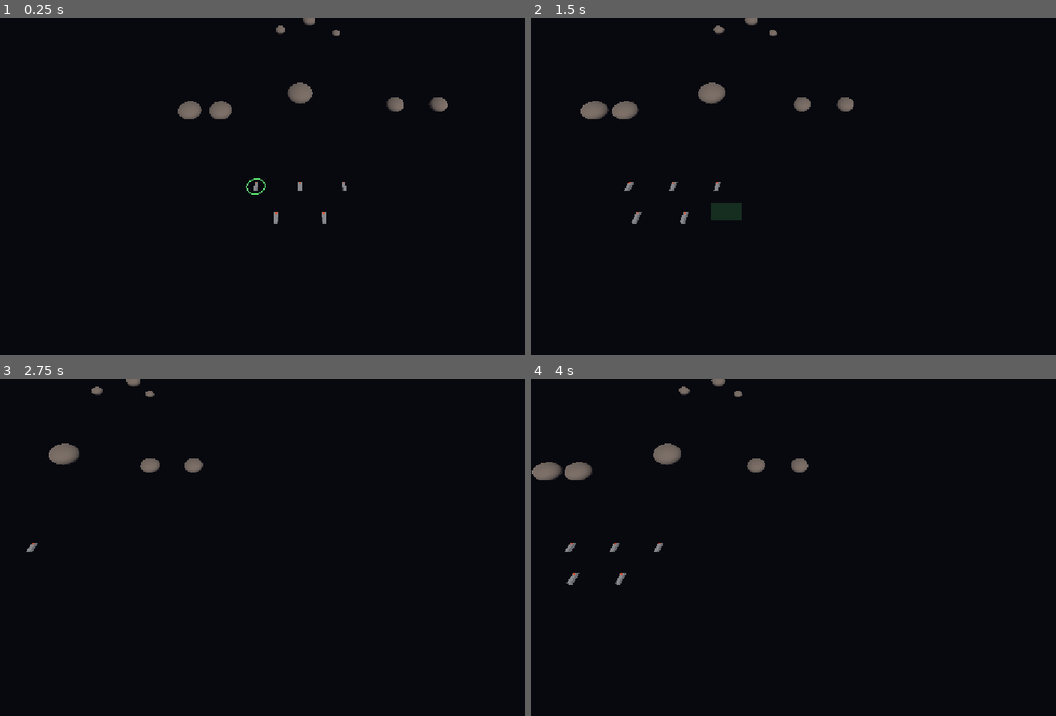
Above: before the commit, frames 1-4 (two rows, left to right).
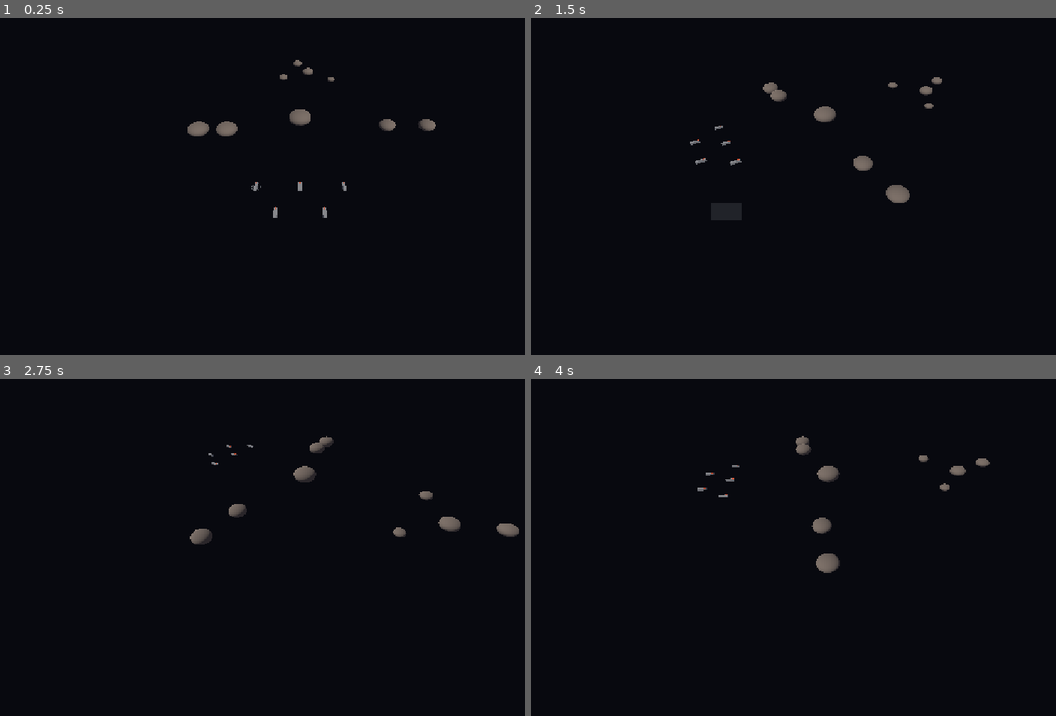
Above: after the commit, the same moments.

Repository: nikosban/tala
Game: Godot game, scene res://game/presentation/sandbox/movement_sandbox.tscn
Same seed, same stepped clock (60 frames per second), same inputs: the game is played once before the commit and once after it.
Inputs (mouse positions are in pixels of both pictures, inside the frame that each line leads up to):
- Up to frame 1 (0.25 s): no input
- Up to frame 2 (1.5 s): tap Enter at 0.5 s; move the mouse to (961, 169) at 0.52 s; hold D 0.53-1.25 s; hold Q 0.53-1.25 s; click (961, 169) at 0.67 s; tap E at 0.8 s; drag from (709, 203) to (798, 253) at 1.27 s
- Up to frame 3 (2.75 s): move the mouse to (362, 473) at 2.02 s; hold D from 2.03 s (still down); hold Q from 2.03 s (still down); tap F at 2.1 s; click (362, 473) at 2.17 s
- Up to frame 4 (4 s): release D at 2.75 s; release Q at 2.75 s; drag from (798, 614) to (651, 496) at 2.77 s; move the mouse to (1008, 598) at 3.52 s; hold A from 3.53 s (still down); hold E from 3.53 s (still down); click (1008, 598) at 3.67 s; tap F at 3.8 s

The runs differ from the first frame. In frame 1, 1.8% of the frame differs, in the area x 33-86%, y 0-62%; in frame 2, 2.1%; in frame 3, 1.7%; in frame 4, 2.2%, in the area x 0-88%, y 0-62%.

Commit message:
Camera rotation and follow, standalone selection HUD
Camera: 45-degree pitch orbiting the screen-centre focus; Q/E and MMB drag
rotate; WASD pans relative to the view; F follows the selection until the
player pans or the selection empties.

HUD: per selected ship, a selection ring (80% of hull length), a trajectory
line and a destination mark (inner ring + outer arc), as translucent neutral
world-size meshes on a plane just under the hull. Adds
CommandController.get_order_destination and ShipBase.get_hull_length /
get_hull_bounds. Tests in tests/scenarios/test_player_hud.gd.

Co-Authored-By: Claude Opus 5.5 <noreply@anthropic.com>

Diff:
--- a/game/command/command_controller.gd
+++ b/game/command/command_controller.gd
@@ -103,6 +103,13 @@
 	return order.resolved_destination if order != null else null
 
 
+## The ship's newest move destination: the waiting order's if any, else the one it executes,
+## else null.
+func get_order_destination(ship: ShipBase) -> Variant:
+	var pending: Variant = get_pending_destination(ship)
+	return pending if pending != null else ship.get_active_destination()
+
+
 func _physics_process(delta: float) -> void:
 	delays.prune()
 	for due in delays.tick(delta):
--- a/game/player/hud.gd
+++ b/game/player/hud.gd
@@ -1,34 +1,59 @@
 class_name Hud
 extends Node3D
-## Player HUD: selection rings under selected ships, the drag box and order warnings.
+## Player HUD. World meshes (fixed world size at every zoom, drawn with HudMeshes) for each
+## selected ship: a selection ring under the ship, a trajectory line toward its newest order,
+## and the destination mark (inner ring and an outer arc facing back toward the ship), with a
+## small gap between ring, line and mark. Screen space: the drag box and order warnings.
 ## The selection and key-bindings info line belongs to DebugTools (F4).
-## Reads Command (and PlayerInput's box); never changes game state.
+## Reads Command (selection, order destinations), each ship's position and hull length, and
+## PlayerInput's box; never changes game state.
 
 @export var command: CommandController
 @export var input: PlayerInput
-## Selection ring radius (u) drawn under each selected ship.
-@export var ring_radius := 16.0
-@export var ring_color := Color(0.4, 1.0, 0.5)
-@export var box_color := Color(0.4, 1.0, 0.5, 0.15)
+## Neutral, translucent colour of every HUD mesh (a palette comes later).
+@export var hud_color := Color(0.85, 0.88, 0.9, 0.45)
+@export var box_color := Color(0.85, 0.88, 0.9, 0.12)
 @export var warning_color := Color(1.0, 0.3, 0.25)
 ## Seconds a warning stays on screen.
 @export var warning_time := 3.0
+@export_group("Selection ring")
+## Ring diameter as a share of the ship's hull length.
+@export var ring_hull_ratio := 0.8
+@export var ring_width := 0.6
+@export_group("Trajectory")
+@export var line_width := 0.5
+## Free space (u) between the selection ring, the line and the destination mark.
+@export var gap := 2.0
+@export_group("Destination mark")
+@export var dest_inner_radius := 3.5
+@export var dest_inner_width := 0.6
+@export var dest_outer_radius := 6.0
+@export var dest_outer_width := 0.6
+## Span of the outer arc, centred on the direction back toward the ship.
+@export var dest_outer_arc_deg := 120.0
+@export_group("")
+## Distance (u) of the HUD plane below the bottom of the ship's hull.
+@export var plane_offset := 0.05
 
-var _rings := MeshInstance3D.new()
-var _ring_mesh := ImmediateMesh.new()
+var _marks := MeshInstance3D.new()
+var _mesh := ImmediateMesh.new()
 var _box := ColorRect.new()
 var _warning := Label.new()
 var _warning_left := 0.0
 
 
 func _ready() -> void:
-	_rings.top_level = true
-	_rings.mesh = _ring_mesh
+	_marks.name = "SelectionMarks"
+	_marks.top_level = true
+	_marks.mesh = _mesh
+	_marks.cast_shadow = GeometryInstance3D.SHADOW_CASTING_SETTING_OFF
 	var material := StandardMaterial3D.new()
 	material.shading_mode = BaseMaterial3D.SHADING_MODE_UNSHADED
-	material.albedo_color = ring_color
-	_rings.material_override = material
-	add_child(_rings)
+	material.transparency = BaseMaterial3D.TRANSPARENCY_ALPHA
+	material.cull_mode = BaseMaterial3D.CULL_DISABLED
+	material.albedo_color = hud_color
+	_marks.material_override = material
+	add_child(_marks)
 	var layer := CanvasLayer.new()
 	add_child(layer)
 	_box.color = box_color
@@ -49,27 +74,50 @@
 func _process(delta: float) -> void:
 	_warning_left -= delta
 	_warning.visible = _warning_left > 0.0
-	_draw_rings()
+	_draw_marks()
 
 
-func _draw_rings() -> void:
-	_rings.global_transform = Transform3D.IDENTITY
-	_ring_mesh.clear_surfaces()
+## The HUD mesh (selection rings, trajectories, destination marks) rebuilt every frame.
+func get_marks_mesh() -> ImmediateMesh:
+	return _mesh
+
+
+func _draw_marks() -> void:
+	_marks.global_transform = Transform3D.IDENTITY
+	_mesh.clear_surfaces()
 	if command == null:
 		return
 	var ships := command.selected()
 	if ships.is_empty():
 		return
-	_ring_mesh.surface_begin(Mesh.PRIMITIVE_LINES)
-	var segments := 32
-	for ship in ships:
-		var c: Vector3 = (ship as Node3D).global_position + Vector3.UP * 0.5
-		for i in segments:
-			var a := TAU * i / segments
-			var b := TAU * (i + 1) / segments
-			_ring_mesh.surface_add_vertex(c + Vector3(cos(a), 0, sin(a)) * ring_radius)
-			_ring_mesh.surface_add_vertex(c + Vector3(cos(b), 0, sin(b)) * ring_radius)
-	_ring_mesh.surface_end()
+	_mesh.surface_begin(Mesh.PRIMITIVE_TRIANGLES)
+	for ship: ShipBase in ships:
+		_draw_ship(ship)
+	_mesh.surface_end()
+
+
+func _draw_ship(ship: ShipBase) -> void:
+	# Everything for this ship lies on one plane just under the hull's bottom.
+	var lift := Vector3.UP * (ship.get_hull_bounds().position.y - plane_offset)
+	var centre := ship.global_position + lift
+	var ring_radius := ship.get_hull_length() * ring_hull_ratio * 0.5
+	HudMeshes.ring(_mesh, centre, ring_radius, ring_width)
+	var destination: Variant = command.get_order_destination(ship)
+	if destination == null:
+		return
+	var mark := (destination as Vector3) + lift
+	var back := Vector3(centre.x - mark.x, 0.0, centre.z - mark.z)
+	var facing := atan2(back.z, back.x) if back.length_squared() > 1e-6 else 0.0
+	var span := deg_to_rad(dest_outer_arc_deg)
+	HudMeshes.ring(_mesh, mark, dest_inner_radius, dest_inner_width)
+	HudMeshes.arc(_mesh, mark, dest_outer_radius, dest_outer_width, facing - span * 0.5, span)
+	var start_off := ring_radius + ring_width * 0.5 + gap
+	var end_off := dest_outer_radius + dest_outer_width * 0.5 + gap
+	var length := back.length()
+	if length <= start_off + end_off:
+		return
+	var dir := back / length  # mark -> ship
+	HudMeshes.strip(_mesh, centre - dir * start_off, mark + dir * end_off, line_width)
 
 
 func _on_box_changed(rect: Rect2, visible_now: bool) -> void:
--- /dev/null
+++ b/game/player/hud_meshes.gd
@@ -0,0 +1,42 @@
+class_name HudMeshes
+extends RefCounted
+## Flat HUD shapes on a horizontal plane, appended as triangles to an ImmediateMesh surface
+## (PRIMITIVE_TRIANGLES) that the caller has begun. Sizes are world units, so the shapes keep
+## a fixed size in the world at every zoom. Scene-free.
+
+## Segments per full circle; arcs use a proportional share.
+const CIRCLE_SEGMENTS := 48
+
+
+## A full ring centred at center: radius to the middle of the band, band width.
+static func ring(mesh: ImmediateMesh, center: Vector3, radius: float, width: float) -> void:
+	arc(mesh, center, radius, width, 0.0, TAU)
+
+
+## Part of a ring from from_angle spanning span radians (angle 0 = +X, increasing toward +Z).
+static func arc(mesh: ImmediateMesh, center: Vector3, radius: float, width: float,
+		from_angle: float, span: float) -> void:
+	var inner := maxf(radius - width * 0.5, 0.0)
+	var outer := radius + width * 0.5
+	var steps := maxi(1, ceili(CIRCLE_SEGMENTS * absf(span) / TAU))
+	for i in steps:
+		var a := from_angle + span * i / steps
+		var b := from_angle + span * (i + 1) / steps
+		var da := Vector3(cos(a), 0.0, sin(a))
+		var db := Vector3(cos(b), 0.0, sin(b))
+		_quad(mesh, center + da * inner, center + da * outer, center + db * outer, center + db * inner)
+
+
+## A straight band of the given width from a to b (on a's plane height).
+static func strip(mesh: ImmediateMesh, a: Vector3, b: Vector3, width: float) -> void:
+	var along := Vector3(b.x - a.x, 0.0, b.z - a.z)
+	if along.length_squared() < 1e-8:
+		return
+	var side := Vector3(-along.z, 0.0, along.x).normalized() * width * 0.5
+	var end := Vector3(b.x, a.y, b.z)
+	_quad(mesh, a - side, a + side, end + side, end - side)
+
+
+static func _quad(mesh: ImmediateMesh, p0: Vector3, p1: Vector3, p2: Vector3, p3: Vector3) -> void:
+	for p in [p0, p1, p2, p0, p2, p3]:
+		mesh.surface_add_vertex(p)
--- a/game/player/player_input.gd
+++ b/game/player/player_input.gd
@@ -5,13 +5,14 @@
 ##   Shift + click / drag: add to the selection (click toggles).
 ##   RMB: order the selection; each ship keeps its offset from the group centre.
 ##   1-9: select control group. Ctrl + 1-9: assign. Shift + 1-9: add the selection to it.
-## Camera panning and zoom belong to RtsCamera.
+## Camera panning, zoom, rotation and follow belong to RtsCamera.
 
 ## The drag box changed (screen rect); the HUD draws it.
 signal box_changed(rect: Rect2, visible: bool)
 
 const HELP := "LMB select / drag box (Shift adds)   RMB move   " \
-		+ "1-9 group (Ctrl assign, Shift add)   WASD pan   wheel zoom   F4 debug"
+		+ "1-9 group (Ctrl assign, Shift add)   WASD pan   wheel zoom   " \
+		+ "Q/E or MMB rotate   F follow   F4 debug"
 
 @export var command: CommandController
 ## Camera used to pick ships and points on the plane.
--- a/game/player/rts_camera.gd
+++ b/game/player/rts_camera.gd
@@ -1,13 +1,29 @@
 class_name RtsCamera
 extends Camera3D
-## Player camera: angled top-down. WASD / arrows pan, mouse wheel zooms.
+## Player camera: orbits a focus point on the plane (the ground point at the screen centre),
+## looking down at pitch_deg. WASD / arrows pan (relative to the view), mouse wheel zooms,
+## Q/E or middle-mouse drag rotate around the focus. F toggles follow: the focus tracks the
+## centre of the selection (read from Command) until the player pans or the selection empties.
 
 @export var focus := Vector3.ZERO
 @export var distance := 400.0
 @export var min_distance := 40.0
 @export var max_distance := 3000.0
-@export var pitch_deg := 60.0
+@export var pitch_deg := 45.0
+## View rotation around the focus (radians). 0 looks toward −Z.
+@export var yaw := 0.0
 @export var pan_speed_per_distance := 1.0
+## Q/E rotation speed (degrees per second).
+@export var rotate_speed_deg := 90.0
+## Middle-mouse drag rotation (degrees per pixel of horizontal mouse travel).
+@export var drag_rotate_deg_per_px := 0.3
+## How quickly follow catches up with the selection (1/s; higher is snappier).
+@export var follow_smoothing := 8.0
+## Source of the selection to follow. Optional; without it F does nothing.
+@export var command: CommandController
+
+var _following := false
+var _drag_rotating := false
 
 
 func _ready() -> void:
@@ -26,21 +42,77 @@
 	if Input.is_physical_key_pressed(KEY_D) or Input.is_physical_key_pressed(KEY_RIGHT):
 		pan.x += 1.0
 	if pan != Vector2.ZERO:
-		focus += Vector3(pan.x, 0.0, pan.y).normalized() * distance * pan_speed_per_distance * delta
-		_apply()
+		pan_by(pan, delta)
+	var spin := 0.0
+	if Input.is_physical_key_pressed(KEY_Q):
+		spin -= 1.0
+	if Input.is_physical_key_pressed(KEY_E):
+		spin += 1.0
+	if spin != 0.0:
+		rotate_by(spin * deg_to_rad(rotate_speed_deg) * delta)
+	if _following:
+		_follow_step(delta)
 
 
 func _unhandled_input(event: InputEvent) -> void:
-	if event is InputEventMouseButton and event.pressed:
-		if event.button_index == MOUSE_BUTTON_WHEEL_UP:
+	if event is InputEventMouseButton:
+		if event.button_index == MOUSE_BUTTON_MIDDLE:
+			_drag_rotating = event.pressed
+		elif event.pressed and event.button_index == MOUSE_BUTTON_WHEEL_UP:
 			distance = maxf(min_distance, distance * 0.9)
 			_apply()
-		elif event.button_index == MOUSE_BUTTON_WHEEL_DOWN:
+		elif event.pressed and event.button_index == MOUSE_BUTTON_WHEEL_DOWN:
 			distance = minf(max_distance, distance * 1.1)
 			_apply()
+	elif event is InputEventMouseMotion and _drag_rotating:
+		rotate_by(event.relative.x * deg_to_rad(drag_rotate_deg_per_px))
+	elif event is InputEventKey and event.pressed and not event.echo \
+			and event.physical_keycode == KEY_F:
+		set_follow(not _following)
+		get_viewport().set_input_as_handled()
+
+
+## Pans the focus along the view (x right, y back) for delta seconds. Stops following.
+func pan_by(direction: Vector2, delta: float) -> void:
+	_following = false
+	var right := Vector3(cos(yaw), 0.0, -sin(yaw))
+	var back := Vector3(sin(yaw), 0.0, cos(yaw))
+	var move := (right * direction.x + back * direction.y).normalized()
+	focus += move * distance * pan_speed_per_distance * delta
+	_apply()
+
+
+## Rotates the view around the focus (radians; positive turns the view to the right).
+func rotate_by(angle: float) -> void:
+	yaw = wrapf(yaw - angle, -PI, PI)
+	_apply()
+
+
+## Turns follow on (only with a non-empty selection) or off.
+func set_follow(on: bool) -> void:
+	_following = on and command != null and not command.selected().is_empty()
+
+
+func is_following() -> bool:
+	return _following
+
+
+func _follow_step(delta: float) -> void:
+	var ships := command.selected() if command != null else []
+	if ships.is_empty():
+		_following = false
+		return
+	var centre := Vector3.ZERO
+	for ship in ships:
+		centre += (ship as Node3D).global_position
+	centre /= ships.size()
+	centre.y = 0.0
+	focus = focus.lerp(centre, 1.0 - exp(-follow_smoothing * delta))
+	_apply()
 
 
 func _apply() -> void:
 	var pitch := deg_to_rad(pitch_deg)
-	global_position = focus + Vector3(0.0, sin(pitch), cos(pitch)) * distance
+	var back := Vector3(sin(yaw), 0.0, cos(yaw))
+	global_position = focus + (back * cos(pitch) + Vector3.UP * sin(pitch)) * distance
 	look_at(focus, Vector3.UP)
--- a/game/presentation/sandbox/sandbox_controller.gd
+++ b/game/presentation/sandbox/sandbox_controller.gd
@@ -38,6 +38,7 @@
 	_input.command = _command
 	_input.camera = _camera
 	add_child(_input)
+	_camera.command = _command
 	_debug.command = _command
 	add_child(_debug)
 	for point in spawn_points:
--- a/game/ship/ship_base.gd
+++ b/game/ship/ship_base.gd
@@ -44,6 +44,21 @@
 	return movement.get_active_destination()
 
 
+## Hull length (u): the longest side of the collider's footprint on the plane. 0 without one.
+func get_hull_length() -> float:
+	var size := get_hull_bounds().size
+	return maxf(size.x, size.z)
+
+
+## The collider's bounding box in the ship's local frame (empty without a collider).
+func get_hull_bounds() -> AABB:
+	for child in get_children():
+		if child is CollisionShape3D and (child as CollisionShape3D).shape != null:
+			var shape := child as CollisionShape3D
+			return shape.transform * shape.shape.get_debug_mesh().get_aabb()
+	return AABB()
+
+
 ## Debug snapshot per module, for Presentation. Not part of the gameplay contract.
 func get_debug_info() -> Dictionary:
 	return {"movement": movement.get_debug_info(), "navigator": navigator.get_debug_info()}
--- a/tests/run_tests.gd
+++ b/tests/run_tests.gd
@@ -18,6 +18,7 @@
 	"res://tests/unit/test_right_of_way.gd",
 	"res://tests/scenarios/test_fleet_scene.gd",
 	"res://tests/scenarios/test_debug_tools.gd",
+	"res://tests/scenarios/test_player_hud.gd",
 ]
 
 
--- /dev/null
+++ b/tests/scenarios/test_player_hud.gd
@@ -0,0 +1,126 @@
+extends RefCounted
+## Scene tests for the Player camera and HUD: the camera orbits the screen-centre focus at 45°,
+## follow tracks the selection and stops on panning or an empty selection; the HUD draws marks
+## for the selection and shows the newest order's destination (waiting first, then active).
+
+const FRIGATE := preload("res://game/ship/classes/frigate/frigate.tscn")
+
+
+func _world(t: TestContext) -> Node3D:
+	await t.tree.process_frame
+	var world := Node3D.new()
+	t.tree.root.add_child(world)
+	return world
+
+
+func _setup(world: Node3D, at: Vector3 = Vector3.ZERO) -> Array:
+	var command := CommandController.new()
+	world.add_child(command)
+	var ship: ShipBase = FRIGATE.instantiate()
+	world.add_child(ship)
+	ship.movement.reset_motion(at, 0.0, 0.0)
+	ship.global_position = at
+	command.register_ship(ship)
+	var camera := RtsCamera.new()
+	camera.command = command
+	world.add_child(camera)
+	return [command, ship, camera]
+
+
+func test_camera_orbits_focus_at_45(t: TestContext) -> void:
+	var world: Node3D = await _world(t)
+	var camera: RtsCamera = _setup(world)[2]
+	camera.focus = Vector3(50, 0, -30)
+	for angle in [0.0, 0.7, -2.0]:
+		camera.rotate_by(angle)
+		var forward := -camera.global_transform.basis.z
+		t.near(rad_to_deg(asin(-forward.y)), 45.0, 0.01, "pitch")
+		var to_focus := (camera.focus - camera.global_position).normalized()
+		t.check(forward.dot(to_focus) > 0.9999, "focus stays at the screen centre")
+		t.near(camera.global_position.distance_to(camera.focus), camera.distance, 0.01, "orbit distance")
+	world.queue_free()
+
+
+func test_pan_is_view_relative(t: TestContext) -> void:
+	var world: Node3D = await _world(t)
+	var camera: RtsCamera = _setup(world)[2]
+	camera.rotate_by(PI * 0.5)
+	var forward := -camera.global_transform.basis.z
+	forward.y = 0.0
+	var before := camera.focus
+	camera.pan_by(Vector2(0, -1), 0.1)
+	var moved := (camera.focus - before).normalized()
+	t.check(moved.dot(forward.normalized()) > 0.999, "W pans toward where the camera looks")
+	world.queue_free()
+
+
+func test_follow_tracks_selection_and_stops(t: TestContext) -> void:
+	var world: Node3D = await _world(t)
+	var parts := _setup(world, Vector3(120, 0, -80))
+	var command: CommandController = parts[0]
+	var ship: ShipBase = parts[1]
+	var camera: RtsCamera = parts[2]
+	camera.set_follow(true)
+	t.check(not camera.is_following(), "follow needs a selection")
+	command.select([ship])
+	camera.set_follow(true)
+	t.check(camera.is_following(), "F with a selection follows")
+	for i in 120:
+		await t.tree.process_frame
+	t.check(camera.focus.distance_to(Vector3(120, 0, -80)) < 1.0, "focus reaches the selected ship")
+	camera.pan_by(Vector2(1, 0), 0.016)
+	t.check(not camera.is_following(), "panning stops follow")
+	camera.set_follow(true)
+	command.clear()
+	await t.tree.process_frame
+	t.check(not camera.is_following(), "empty selection stops follow")
+	world.queue_free()
+
+
+func test_hull_length(t: TestContext) -> void:
+	var world: Node3D = await _world(t)
+	var ship: ShipBase = _setup(world)[1]
+	t.near(ship.get_hull_length(), 20.0, 0.01, "frigate hull length")
+	world.queue_free()
+
+
+func test_hud_marks_newest_order(t: TestContext) -> void:
+	var world: Node3D = await _world(t)
+	var parts := _setup(world)
+	var command: CommandController = parts[0]
+	var ship: ShipBase = parts[1]
+	var hud := Hud.new()
+	hud.command = command
+	world.add_child(hud)
+	await t.tree.process_frame
+	t.check(hud.get_marks_mesh().get_surface_count() == 0, "nothing drawn without a selection")
+	command.select([ship])
+	await t.tree.process_frame
+	var ring_only: int = _vertex_count(hud)
+	t.check(ring_only > 0, "selection ring drawn")
+	var hull_bottom := ship.global_position.y + ship.get_hull_bounds().position.y
+	var vertices := hud.get_marks_mesh().surface_get_arrays(0)[Mesh.ARRAY_VERTEX] as PackedVector3Array
+	t.check(Array(vertices).all(func(v: Vector3) -> bool: return v.y < hull_bottom),
+			"HUD marks lie below the hull, not through it")
+	var target := Vector3(0, 0, -200)
+	command.order_ship(ship, target)
+	t.check(command.get_pending_destination(ship) != null, "order waits out the delay")
+	t.check((command.get_order_destination(ship) as Vector3).distance_to(target) < 0.01,
+			"newest destination is the waiting order")
+	await t.tree.process_frame
+	t.check(_vertex_count(hud) > ring_only,
+			"trajectory and destination mark drawn for the waiting order")
+	for i in ceili(command.profile.order_delay * 60.0) + 10:
+		await t.tree.physics_frame
+	t.check(command.get_pending_destination(ship) == null, "order delivered")
+	var active: Variant = command.get_order_destination(ship)
+	t.check(active != null and (active as Vector3).distance_to(target) < 0.01,
+			"newest destination is the active order after the delay")
+	world.queue_free()
+
+
+func _vertex_count(hud: Hud) -> int:
+	var mesh := hud.get_marks_mesh()
+	if mesh.get_surface_count() == 0:
+		return 0
+	return (mesh.surface_get_arrays(0)[Mesh.ARRAY_VERTEX] as PackedVector3Array).size()
Not shown, added: game/player/hud_meshes.gd.uid
Not shown, added: tests/scenarios/test_player_hud.gd.uid
Not shown, changed: ARCHITECTURE.md
